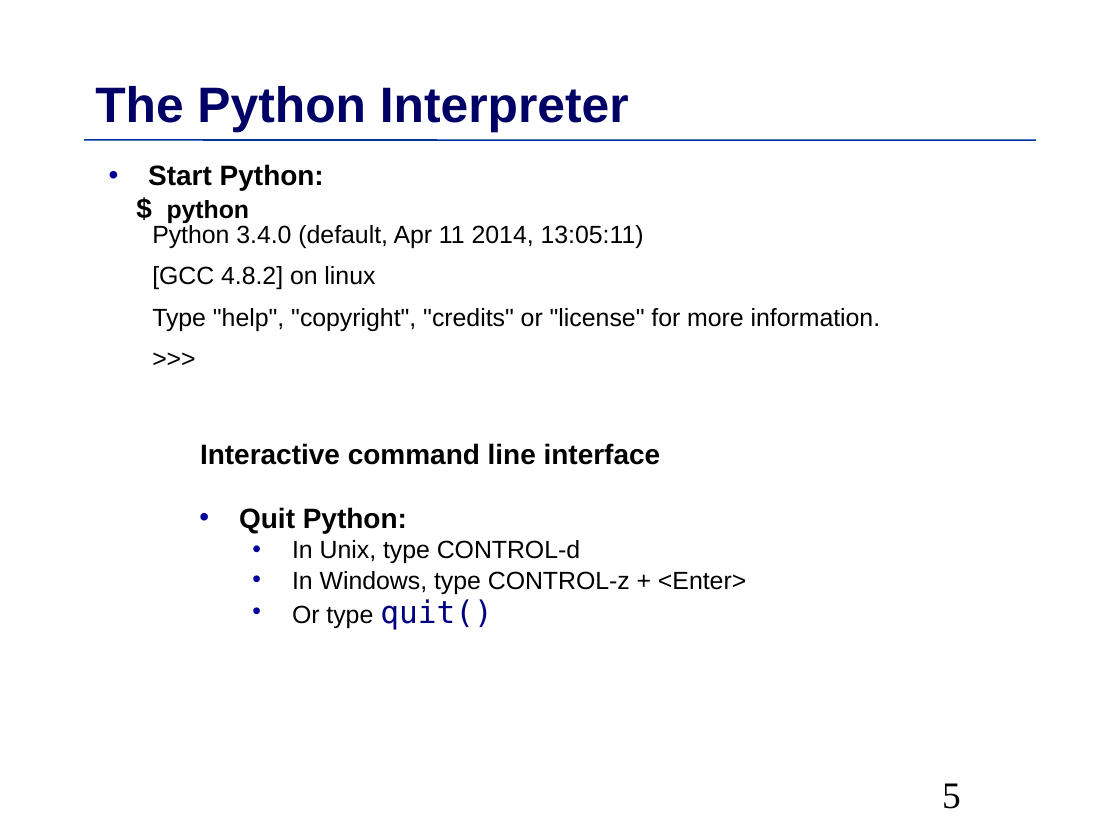
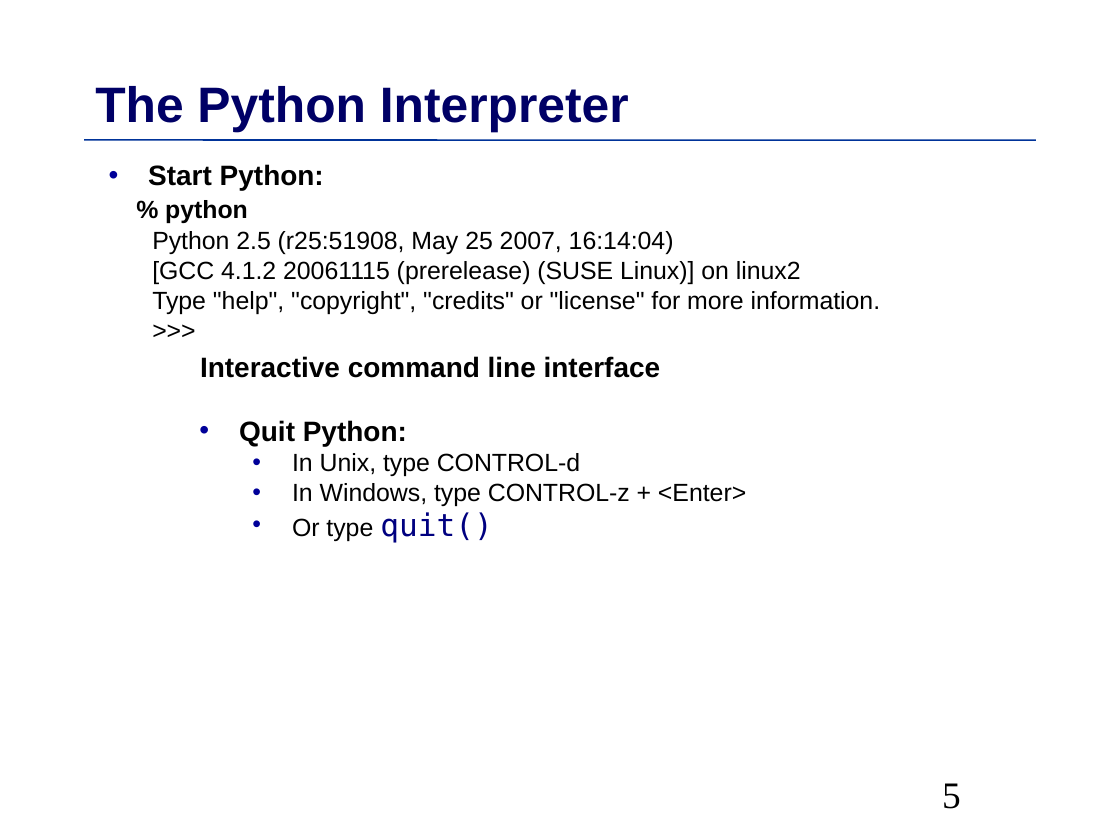
Before and after one commit to MPIDS/Python-Course, a slide deck: slide 5 of 01-basics/Talk/Python-Introduction.odp. Drawn at 1120x840 pixels with LibreOffice and Linux fonts; fonts in the diff are those of the drawing. Boxes give left, top, right and bottom in pixels: in the first picture for what was removed or moved away, otherwise in the second. Text is boxed around its words. In the diff, an @@ line names an element or a change of style, - is before the commit and + after.

```diff
--- a/01-basics/Talk/Python-Introduction.odp
+++ b/01-basics/Talk/Python-Introduction.odp
@@ text at (x1=152, y1=200, x2=801, y2=284): text changed @@
-$ python
-  Python 3.4.0 (default, Apr 11 2014, 13:05:11)
-  [GCC 4.8.2] on linux
+% python
+  Python 2.5 (r25:51908, May 25 2007, 16:14:04)
+  [GCC 4.1.2 20061115 (prerelease) (SUSE Linux)] on linux2
@@ text at (x1=152, y1=291, x2=881, y2=314): less space between paragraphs @@
```
Also in this commit, not shown: 46 other slides changed, 1 slide added, 1 slide removed.
